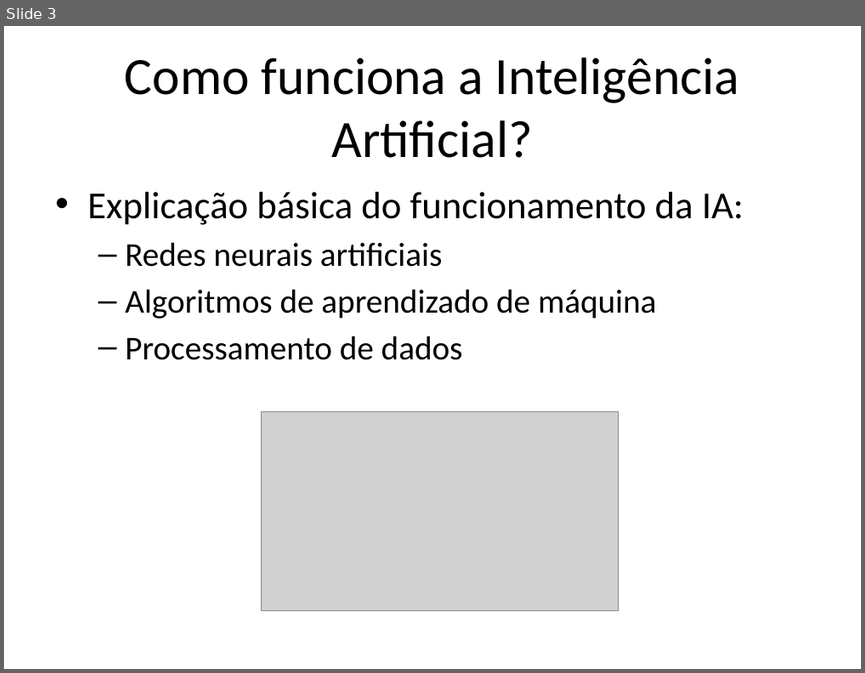
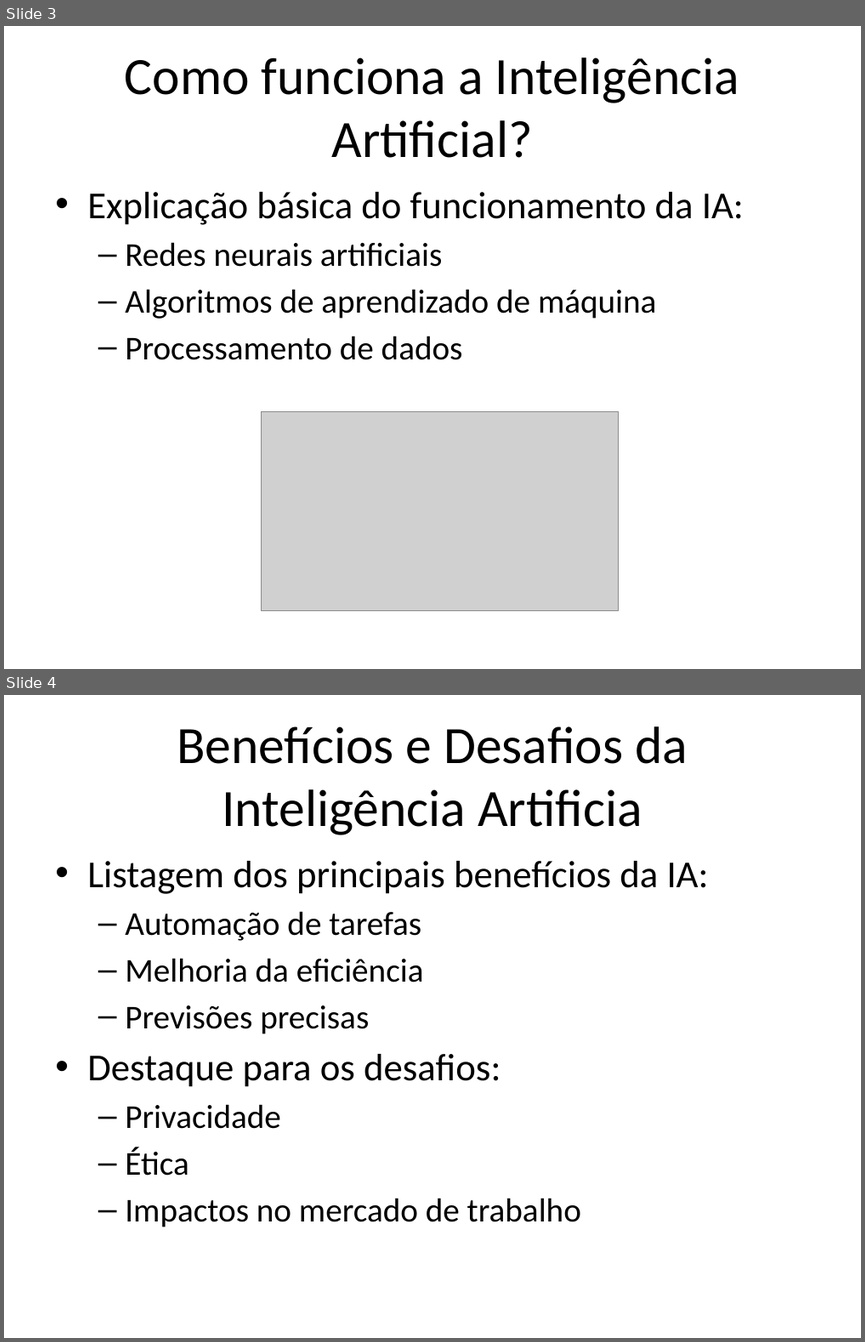
Before and after one commit to lcdlemos/EstagioNutes, a slide deck: Slides/roteiro_apresentacao.pptx. Shown one above the other, each under a label of ours: slide 3 before the commit, slides 3 and 4 after it. The pictures are 865x673 and 865x1342 pixels, drawn with LibreOffice and Linux fonts; fonts in the diff are those of the drawing; grey boxes stand for pictures. Boxes give left, top, right and bottom in pixels: in the first picture for what was removed or moved away, otherwise in the second. Text is boxed around its words. In the diff, an @@ line names an element or a change of style, - is before the commit and + after.

```diff
--- a/Slides/roteiro_apresentacao.pptx
+++ b/Slides/roteiro_apresentacao.pptx
@@ slide 4 added at (x1=4, y1=695, x2=861, y2=1338), background #FFFFFF @@
@@ title added at (x1=177, y1=726, x2=687, y2=835), 44 pt, text #000000 @@
+Benefícios e Desafios da Inteligência Artificia
@@ text added at (x1=87, y1=861, x2=709, y2=1227), 28 pt, text #000000 @@
+• Listagem dos principais benefícios da IA:
+  – Automação de tarefas
+  – Melhoria da eficiência
+  – Previsões precisas
+• Destaque para os desafios:
+  – Privacidade
+  – Ética
+  – Impactos no mercado de trabalho
```
Also in this commit, not shown: 2 other files.
